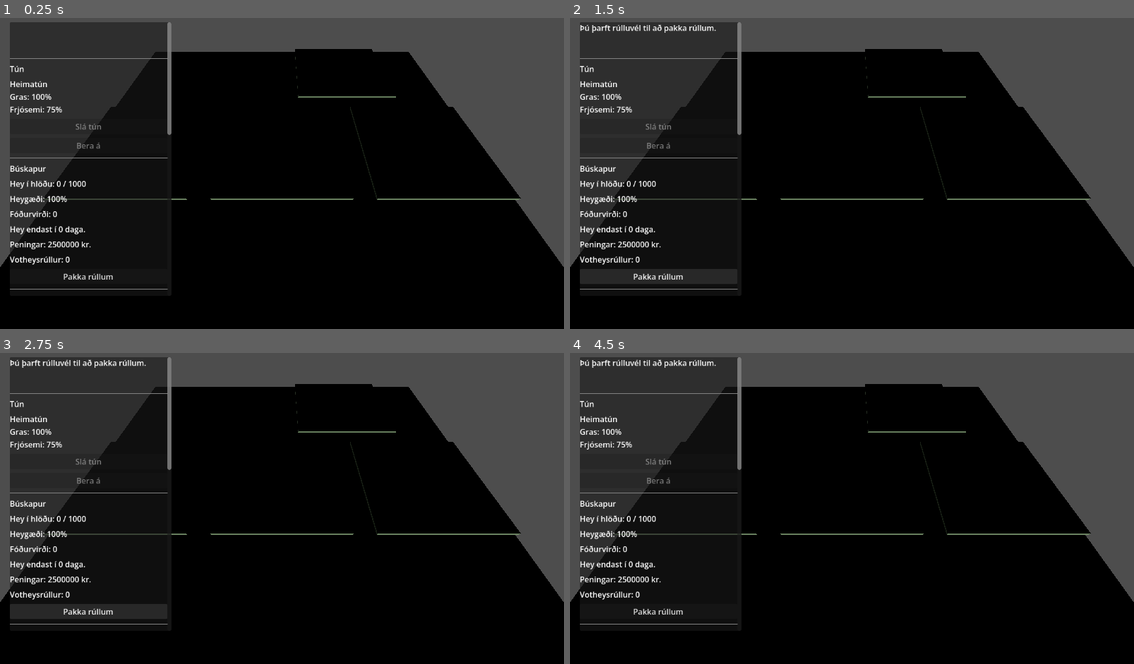
Above: before the commit, frames 1-4 (two rows, left to right).
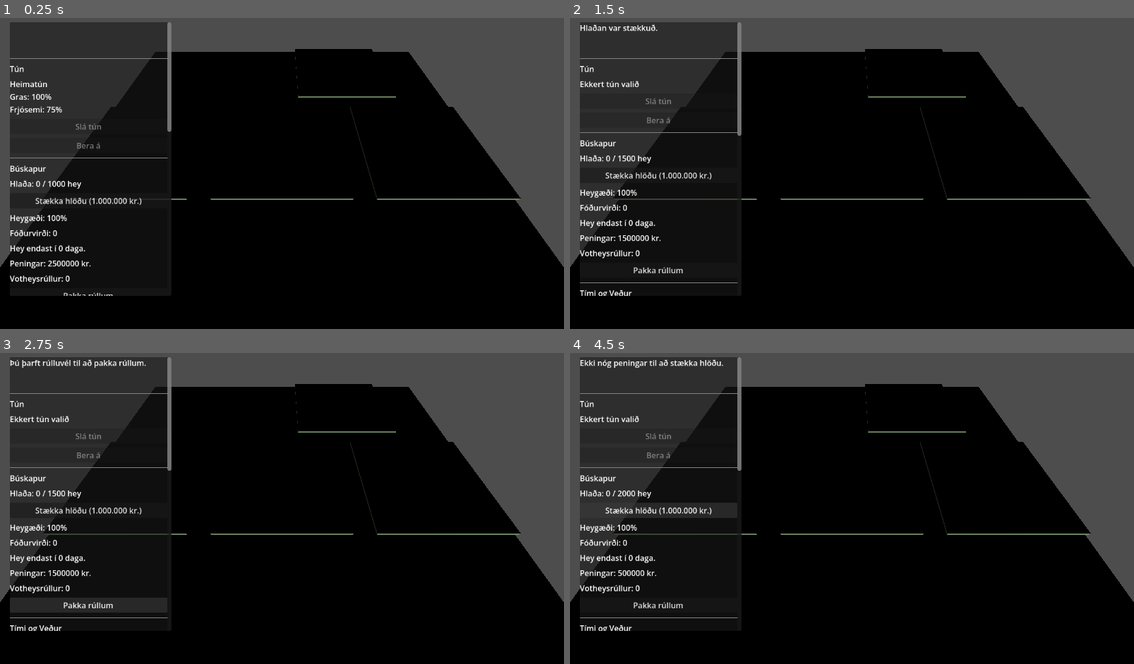
Above: after the commit, the same moments.

Repository: robertmarvin72/Bondinn
Game: Godot game, scene res://world.tscn
The game is run twice, just before and just after one commit, with the same random seed, the same clock (stepped at 60 frames per second) and the same inputs.
Inputs (mouse positions are in pixels of both pictures, inside the frame that each line leads up to):
- Up to frame 1 (0.25 s): no input
- Up to frame 2 (1.5 s): click (660, 201) at 0.5 s, where only the run after the commit has a clickable "Stækka hlöðu (1.000.000 kr.)"; click "Pakka rúllum" at 1.25 s
- Up to frame 3 (2.75 s): click "Pakka rúllum" at 2 s
- Up to frame 4 (4.5 s): click (660, 511) at 2.75 s, where only the run after the commit has a clickable "Stækka hlöðu (1.000.000 kr.)"; click "Pakka rúllum" at 3.5 s; click (660, 511) at 4.25 s, where only the run after the commit has a clickable "Stækka hlöðu (1.000.000 kr.)"

The runs differ from the first frame. In frame 1, 1.8% of the frame differs, in the area x 1-31%, y 36-90%; in frame 2, 3.6%; in frame 3, 3.8%; in frame 4, 4.0%, in the area x 1-31%, y 2-90%.

Commit message:
Ticket 19

Diff:
--- a/world.gd
+++ b/world.gd
@@ -13,6 +13,7 @@
 const BALER_PRICE = 1200000
 const PLASTIC_COST_PER_BALE = 500
 const BALE_SIZE = 100
+const BARN_EXPAND_COST = 1000000
 const FERTILIZER_COST_PER_FIELD = 5000
 const FERTILITY_INCREASE = 10
 
@@ -75,6 +76,7 @@
 @onready var bale_button: Button = $UI/FieldPanel/ScrollContainer/VBoxContainer/BaleButton
 @onready var wrapped_bales_label: Label = $UI/FieldPanel/ScrollContainer/VBoxContainer/WrappedBalesLabel
 @onready var wrap_bale_button: Button = $UI/FieldPanel/ScrollContainer/VBoxContainer/WrapBaleButton
+@onready var expand_barn_button: Button = $UI/FieldPanel/ScrollContainer/VBoxContainer/ExpandBarnButton
 @onready var hay_quality_label: Label = $UI/FieldPanel/ScrollContainer/VBoxContainer/HayQualityLabel
 @onready var feed_value_label: Label = $UI/FieldPanel/ScrollContainer/VBoxContainer/FeedValueLabel
 @onready var camera: Camera3D = $Camera3D
@@ -88,6 +90,16 @@
 		"harvest":
 			return has_tractor and has_mower
 	return true
+
+func _store_hay_in_barn(amount: int) -> int:
+	var space: int = barn_capacity - barn_hay
+	var stored: int = min(amount, space)
+	if stored <= 0:
+		return amount
+	hay_quality = calculate_hay_quality(barn_hay, hay_quality, stored, harvest_quality)
+	barn_hay += stored
+	feed_value = barn_hay * hay_quality
+	return amount - stored
 
 func _wrap_bale() -> void:
 	wrapped_bale_quality = calculate_hay_quality(wrapped_bales, wrapped_bale_quality, 1, harvest_quality)
@@ -156,7 +168,7 @@
 func _ready():
 	harvest_button.pressed.connect(_on_harvest_pressed)
 	harvest_button.disabled = true
-	hay_label.text = "Hey í hlöðu: 0 / " + str(barn_capacity)
+	hay_label.text = "Hlaða: 0 / " + str(barn_capacity) + " hey"
 	next_day_button.pressed.connect(_on_next_day_pressed)
 	day_label.text = "Dagur: " + str(day_count)
 	weather_label.text = "Veður: " + _weather_name()
@@ -186,6 +198,7 @@
 	feed_value_label.text = "Fóðurvirði: " + str(int(feed_value))
 	wrapped_bales_label.text = "Votheysrúllur: " + str(wrapped_bales)
 	wrap_bale_button.pressed.connect(_on_wrap_bale_pressed)
+	expand_barn_button.pressed.connect(_on_expand_barn_pressed)
 	buy_sheep_button.pressed.connect(_on_buy_sheep_pressed)
 	sell_sheep_button.pressed.connect(_on_sell_sheep_pressed)
 	_update_sheep_buttons()
@@ -287,7 +300,7 @@
 	warning_label.text = "\n".join(warnings)
 	day_label.text = "Dagur: " + str(day_count)
 	weather_label.text = "Veður: " + _weather_name()
-	hay_label.text = "Hey í hlöðu: " + str(barn_hay) + " / " + str(barn_capacity)
+	hay_label.text = "Hlaða: " + str(barn_hay) + " / " + str(barn_capacity) + " hey"
 	hay_quality_label.text = "Heygæði: " + str(int(round(hay_quality * 100))) + "%"
 	feed_value_label.text = "Fóðurvirði: " + str(int(feed_value))
 	wrapped_bales_label.text = "Votheysrúllur: " + str(wrapped_bales)
@@ -365,16 +378,26 @@
 	if loose_hay == 0:
 		warning_label.text = "Ekkert laustt hey til að rúlla."
 		return
-	var amount = min(loose_hay, barn_capacity - barn_hay)
-	hay_quality = calculate_hay_quality(barn_hay, hay_quality, amount, harvest_quality)
-	barn_hay += amount
-	loose_hay = 0
-	feed_value = barn_hay * hay_quality
-	hay_label.text = "Hey í hlöðu: " + str(barn_hay) + " / " + str(barn_capacity)
+	var remainder = _store_hay_in_barn(loose_hay)
+	loose_hay = remainder
+	hay_label.text = "Hlaða: " + str(barn_hay) + " / " + str(barn_capacity) + " hey"
 	loose_hay_label.text = "Ópressað hey: " + str(loose_hay)
 	hay_quality_label.text = "Heygæði: " + str(int(round(hay_quality * 100))) + "%"
 	feed_value_label.text = "Fóðurvirði: " + str(int(feed_value))
-	warning_label.text = ""
+	if remainder > 0:
+		warning_label.text = "Hlaðan er full. Ekki allt hey komst inn."
+	else:
+		warning_label.text = ""
+
+func _on_expand_barn_pressed() -> void:
+	if money < BARN_EXPAND_COST:
+		warning_label.text = "Ekki nóg peningar til að stækka hlöðu."
+		return
+	money -= BARN_EXPAND_COST
+	barn_capacity += 500
+	hay_label.text = "Hlaða: " + str(barn_hay) + " / " + str(barn_capacity) + " hey"
+	money_label.text = "Peningar: " + str(money) + " kr."
+	warning_label.text = "Hlaðan var stækkuð."
 
 func _on_wrap_bale_pressed() -> void:
 	if not has_baler:
@@ -467,4 +490,4 @@
 	field_info.text = selected_field.get_field_info()
 	harvest_button.disabled = selected_field.harvested or current_weather == Weather.STORM or season == "Vetur"
 	fertilize_button.disabled = not has_fertilizer_spreader or selected_field.fertilized_this_year or season == "Haust" or season == "Vetur"
-	hay_label.text = "Hey í hlöðu: " + str(barn_hay) + " / " + str(barn_capacity)
+	hay_label.text = "Hlaða: " + str(barn_hay) + " / " + str(barn_capacity) + " hey"
--- a/world.tscn
+++ b/world.tscn
@@ -156,7 +156,12 @@
 [node name="HayLabel" type="Label" parent="UI/FieldPanel/ScrollContainer/VBoxContainer"]
 layout_mode = 2
 size_flags_horizontal = 3
-text = "Hey: 0 / 1000"
+text = "Hlaða: 0 / 1000 hey"
+
+[node name="ExpandBarnButton" type="Button" parent="UI/FieldPanel/ScrollContainer/VBoxContainer"]
+layout_mode = 2
+size_flags_horizontal = 3
+text = "Stækka hlöðu (1.000.000 kr.)"
 
 [node name="HayQualityLabel" type="Label" parent="UI/FieldPanel/ScrollContainer/VBoxContainer"]
 layout_mode = 2
